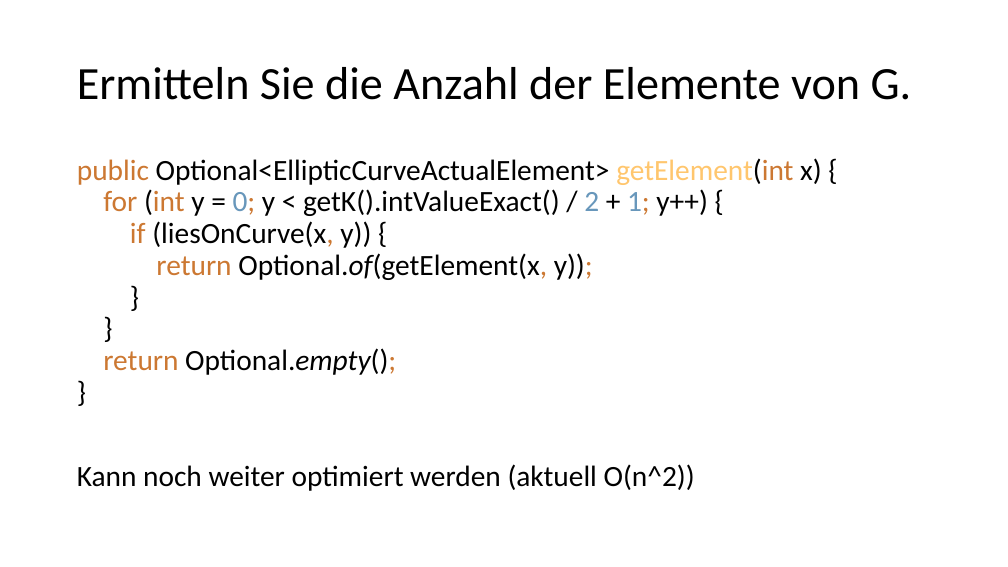
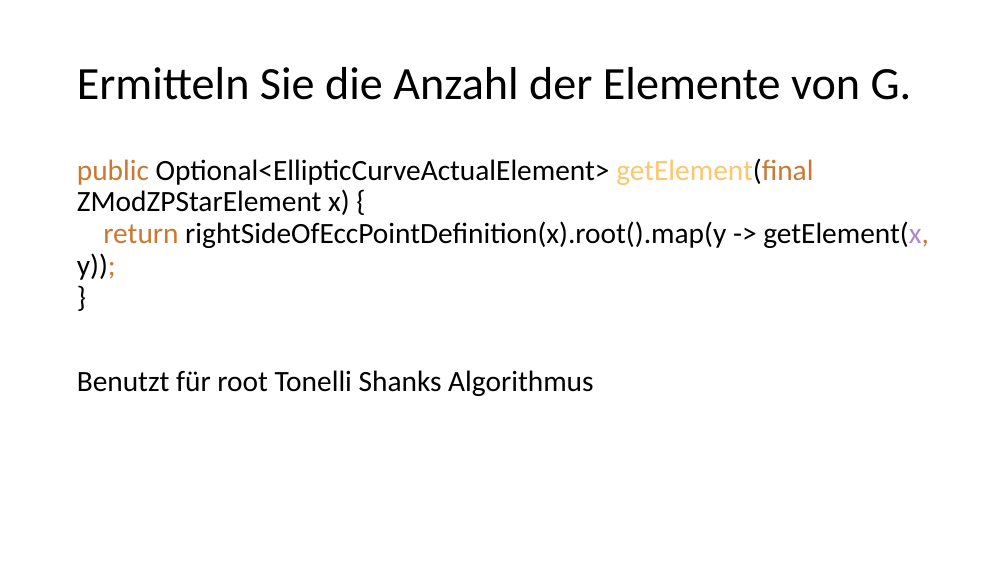
Before and after one commit to StefanLobbenmeier/Kryptographie, a slide deck: slide 6 of smallstepgiantstep/Elliptic Curve.pptx. Drawn at 1008x567 pixels with LibreOffice and Linux fonts; fonts in the diff are those of the drawing. Boxes give left, top, right and bottom in pixels: in the first picture for what was removed or moved away, otherwise in the second. Text is boxed around its words. In the diff, an @@ line names an element or a change of style, - is before the commit and + after.

```diff
--- a/smallstepgiantstep/Elliptic Curve.pptx
+++ b/smallstepgiantstep/Elliptic Curve.pptx
@@ text at box(77, 158, 929, 396): text changed @@
-public Optional<EllipticCurveActualElement> getElement(int x) {
-for (int y = 0; y < getK().intValueExact() / 2 + 1; y++) {
-if (liesOnCurve(x, y)) {
-return Optional.of(getElement(x, y));
-}
-}
-return Optional.empty();
-}
-Kann noch weiter optimiert werden (aktuell O(n^2))
+public Optional<EllipticCurveActualElement> getElement(final ZModZPStarElement x) {
+return rightSideOfEccPointDefinition(x).root().map(y -> getElement(x, y));
+}
+Benutzt für root Tonelli Shanks Algorithmus
```
Also in this commit, not shown: 1 other slide changed, 1 slide added, 2 other files.
